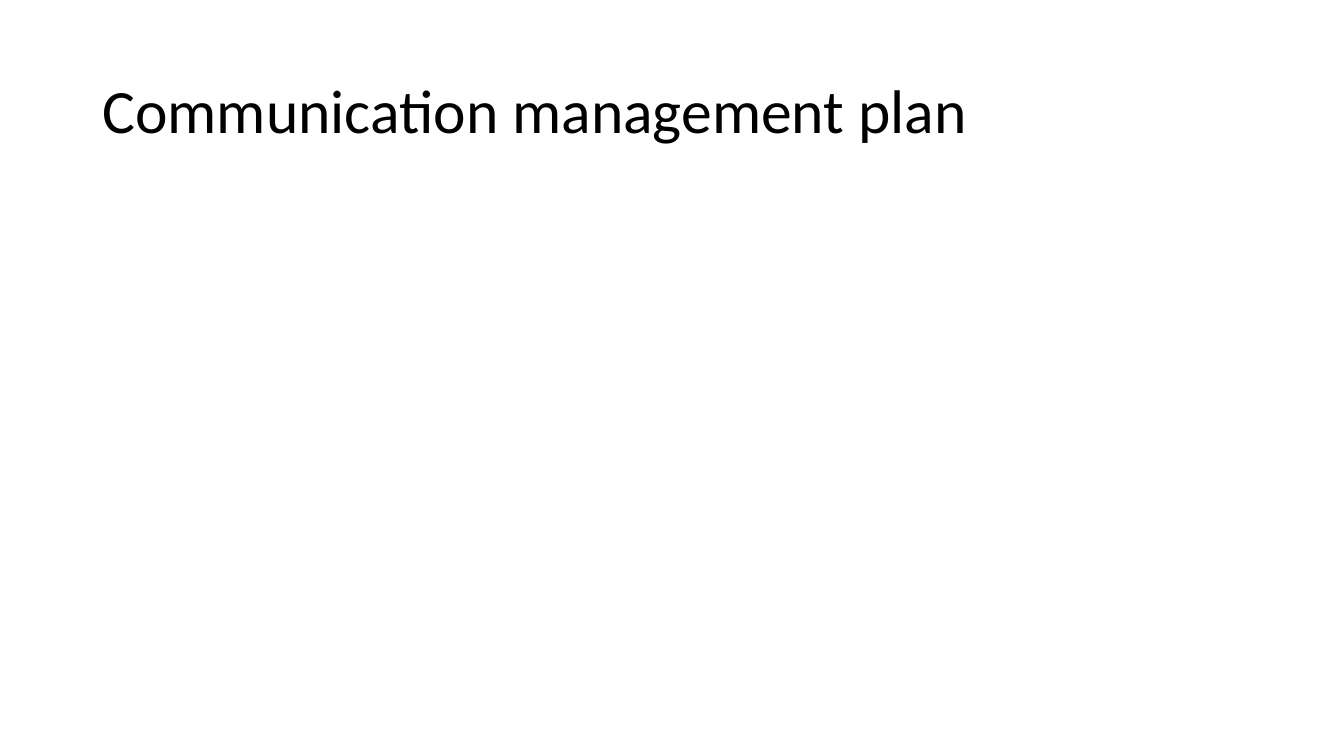
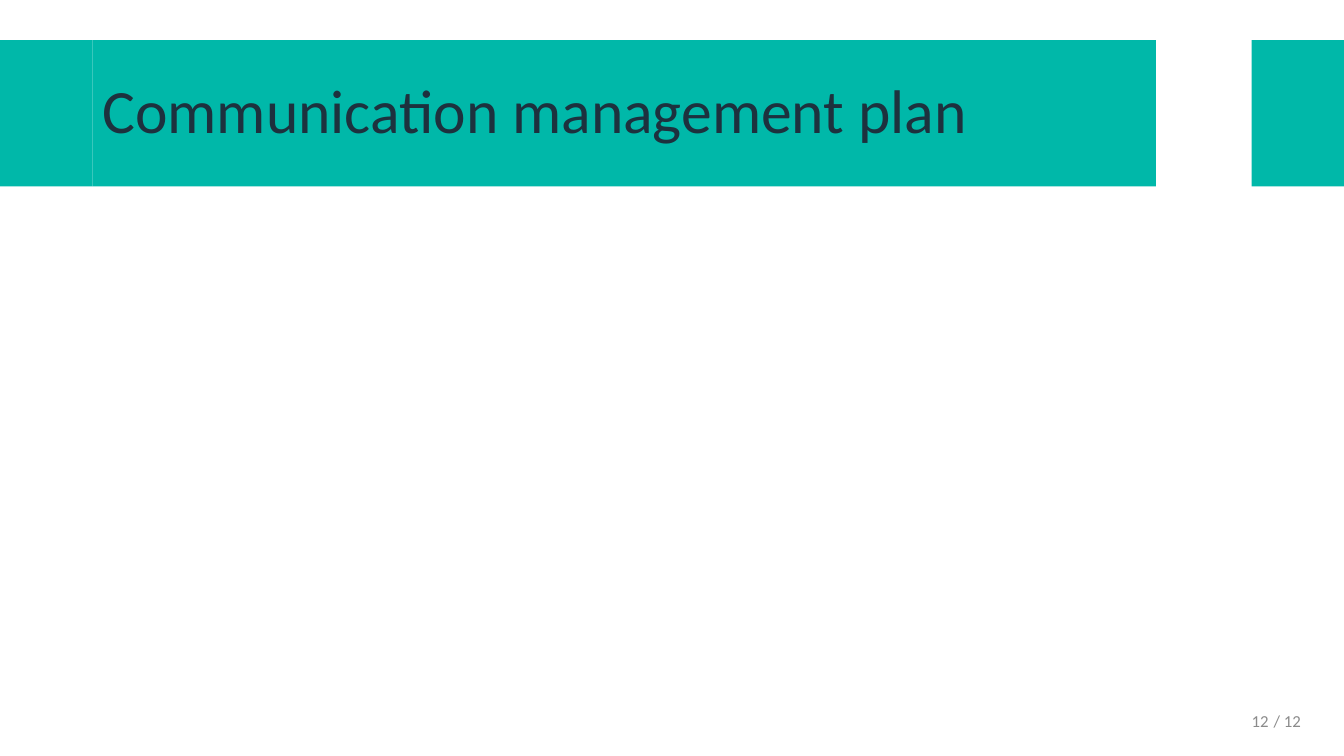
Before and after one commit to AstroProjects/projectsGroup3, a slide deck: slide 12 of Presentació projecte/GENERAL/DEOS-UD defense 1.pptx. Drawn at 1344x756 pixels with LibreOffice and Linux fonts; fonts in the diff are those of the drawing; background and template pictures are left out. Boxes give left, top, right and bottom in pixels: in the first picture for what was removed or moved away, otherwise in the second. Text is boxed around its words. In the diff, an @@ line names an element or a change of style, - is before the commit and + after.

```diff
--- a/Presentació projecte/GENERAL/DEOS-UD defense 1.pptx
+++ b/Presentació projecte/GENERAL/DEOS-UD defense 1.pptx
@@ rectangle added at bbox=[0, 40, 93, 187], fill #00B8A9 @@
@@ title "Communication management plan": place and size @@
-title "Communication management plan" at bbox=[102, 90, 966, 144]
+title "Communication management plan" at bbox=[93, 40, 1156, 187]
@@ title "Communication management plan" at bbox=[93, 40, 1156, 187]: text colour #000000 to #1D313E; fill none to #00B8A9 @@
@@ rectangle added at bbox=[1252, 40, 1344, 187], fill #00B8A9 @@
@@ text added at bbox=[1252, 716, 1269, 727], 12 pt, text #8C8C8C @@
+/ 12
@@ page number added at bbox=[1284, 716, 1301, 727], 12 pt, text #8C8C8C @@
+12
```
Also in this commit, not shown: 11 other slides changed, 1 other file.
